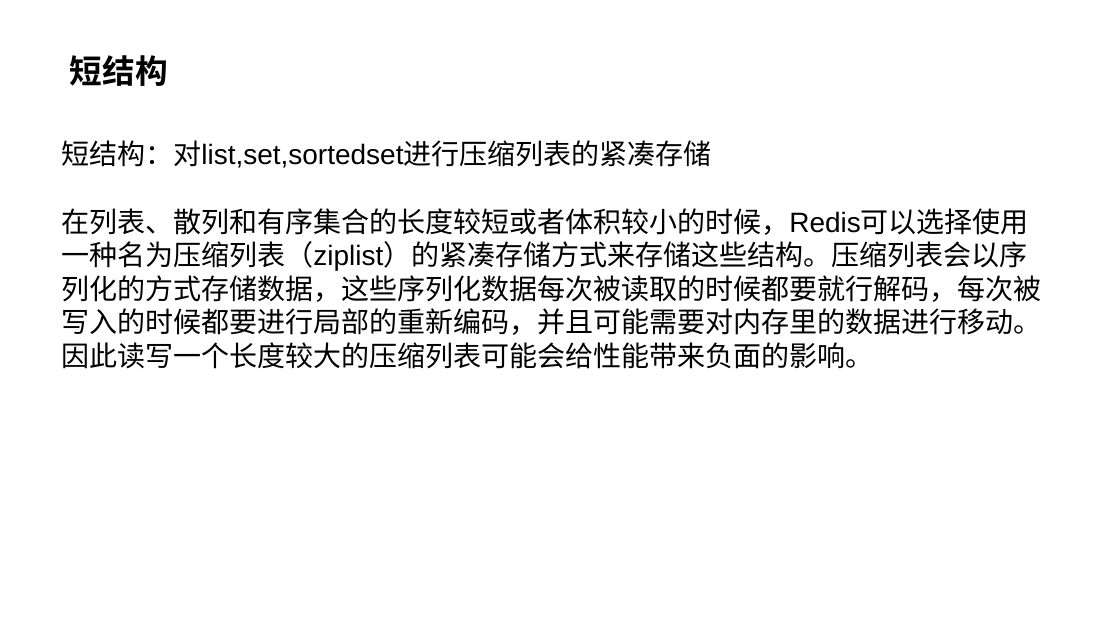
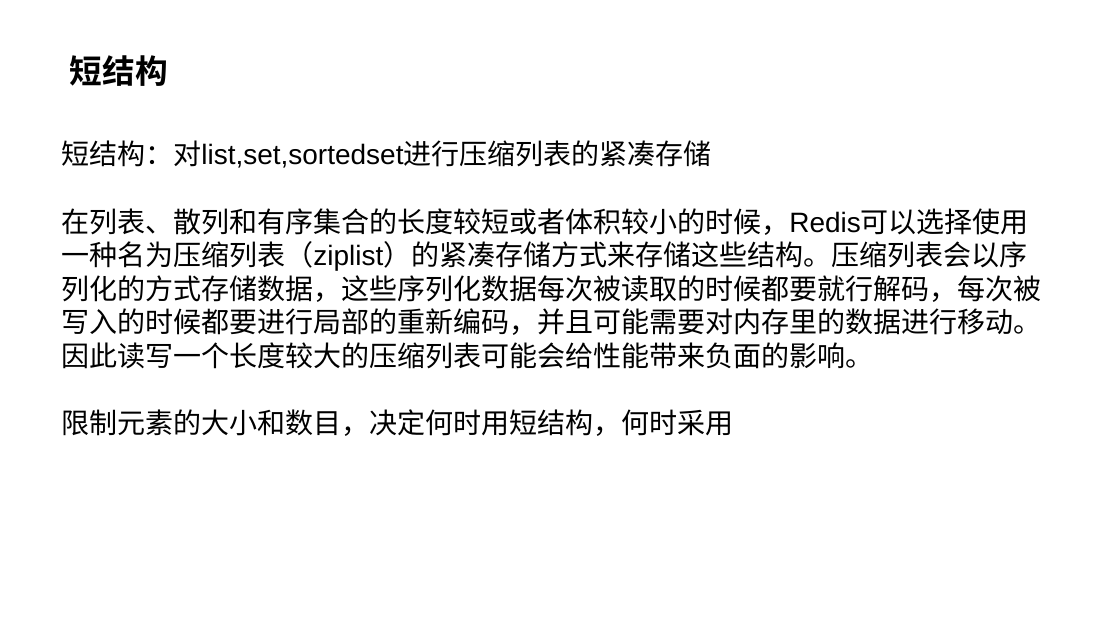
Before and after one commit to SoaringPhoenix/a-few-files, a slide deck: slide 18 of redis&memcached.pptx. Drawn at 1120x630 pixels with LibreOffice and Linux fonts; fonts in the diff are those of the drawing. Boxes give left, top, right and bottom in pixels: in the first picture for what was removed or moved away, otherwise in the second. Text is boxed around its words. In the diff, an @@ line names an element or a change of style, - is before the commit and + after.

```diff
--- a/redis&memcached.pptx
+++ b/redis&memcached.pptx
@@ text at bbox=[61, 409, 733, 436]: paragraph added @@
+限制元素的大小和数目，决定何时用短结构，何时采用
```
Also in this commit, not shown: 4 other slides changed, 2 other files.
